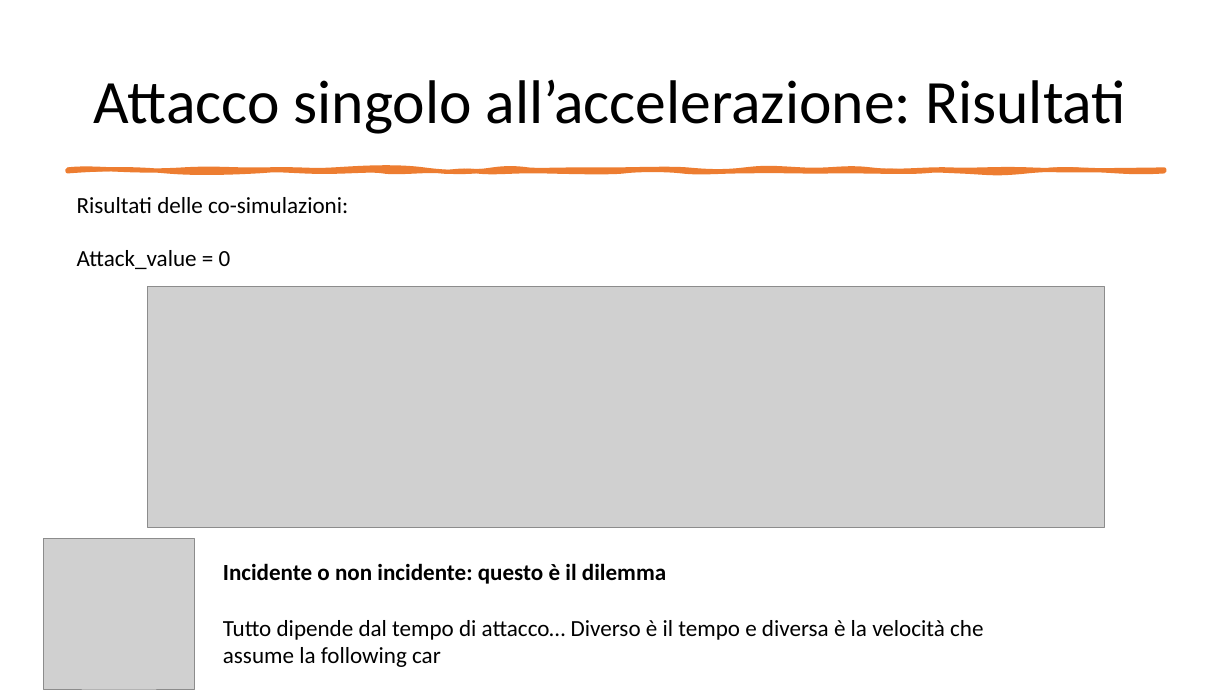
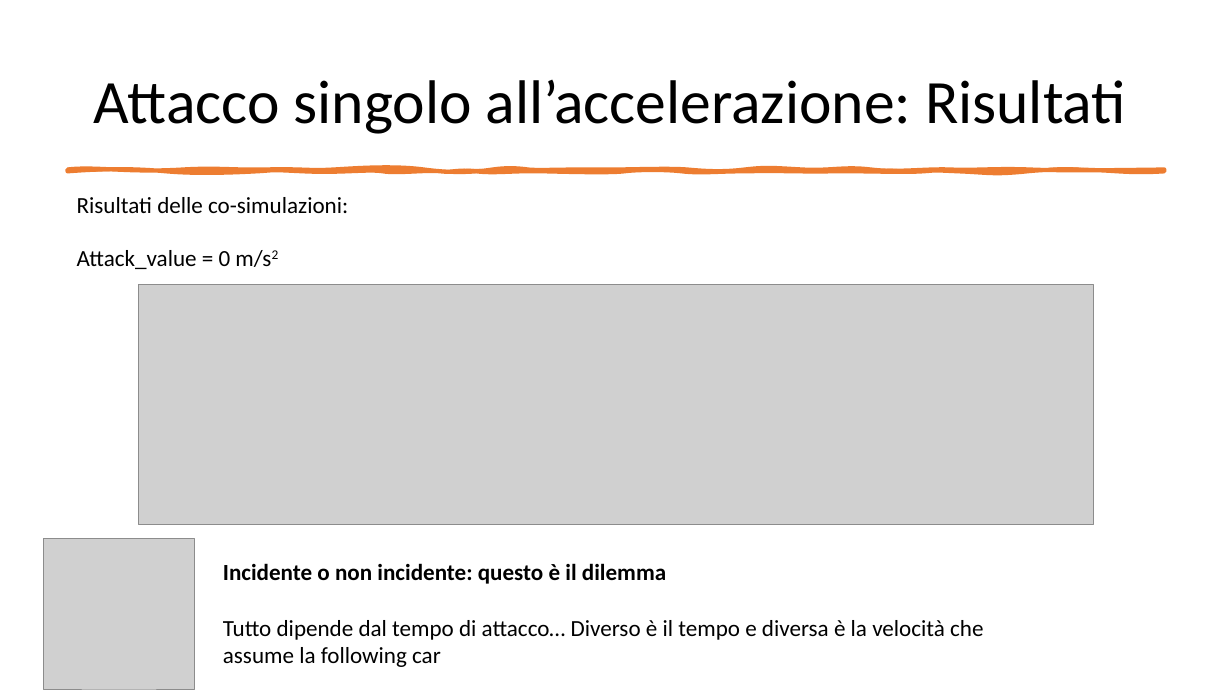
Before and after one commit to gerti98/FormalMethodsProject, a slide deck: slide 15 of Leading Car – Following Car.pptx. Drawn at 1232x693 pixels with LibreOffice and Linux fonts; fonts in the diff are those of the drawing; grey boxes stand for pictures. Boxes give left, top, right and bottom in pixels: in the first picture for what was removed or moved away, otherwise in the second. Text is boxed around its words. In the diff, an @@ line names an element or a change of style, - is before the commit and + after.

```diff
--- a/Leading Car – Following Car.pptx
+++ b/Leading Car – Following Car.pptx
@@ text at [77, 250, 271, 269]: text changed @@
-Attack_value = 0
+Attack_value = 0 m/s2
@@ picture: place and size @@
-picture at [148, 287, 1104, 528]
+picture at [139, 285, 1093, 525]
```
Also in this commit, not shown: 13 other slides changed.
